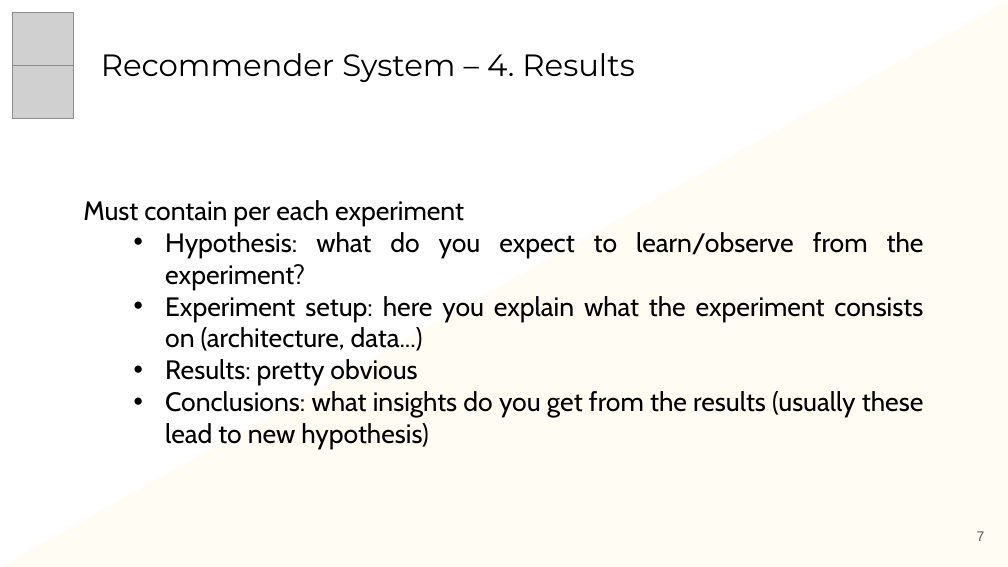
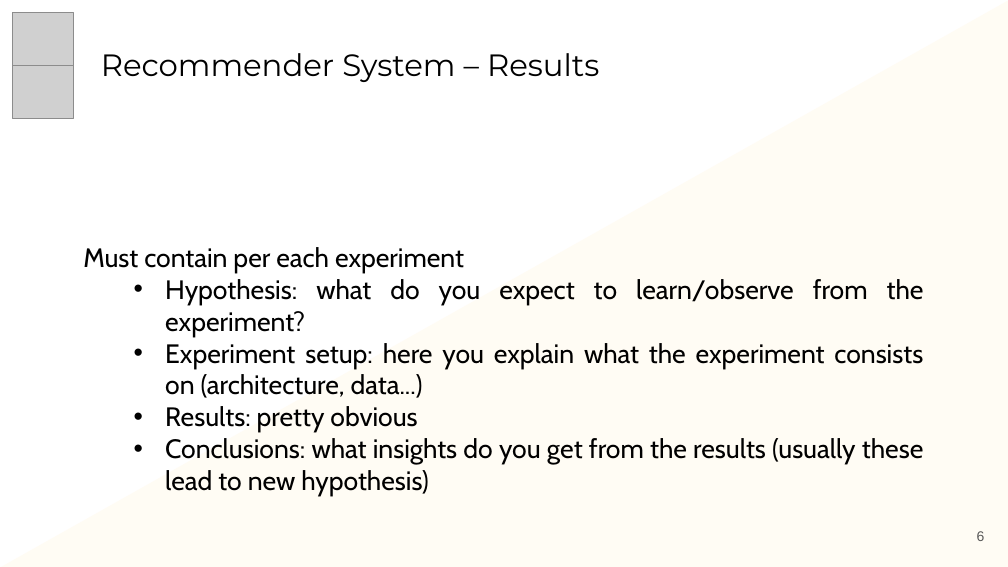
Before and after one commit to antoniosh97/Recommender-System-2023, a slide deck: slide 6 of Management/Presentation/20220322_RS-Amazon_Products-Presentation.pptx (slide 7 before the commit). Drawn at 1008x567 pixels with LibreOffice and Linux fonts; fonts in the diff are those of the drawing; grey boxes stand for pictures. Boxes give left, top, right and bottom in pixels: in the first picture for what was removed or moved away, otherwise in the second. Text is boxed around its words. In the diff, an @@ line names an element or a change of style, - is before the commit and + after.

```diff
--- a/Management/Presentation/20220322_RS-Amazon_Products-Presentation.pptx
+++ b/Management/Presentation/20220322_RS-Amazon_Products-Presentation.pptx
@@ text at [101, 53, 599, 82]: text changed @@
-Recommender System – 4. Results
+Recommender System – Results
@@ text "Must contain per each experiment": place and size @@
-text "Must contain per each experiment" at [83, 200, 924, 449]
+text "Must contain per each experiment" at [83, 247, 924, 496]
@@ page number at [977, 531, 985, 541]: text changed @@
-7
+6
```
Also in this commit, not shown: 6 other slides changed.
